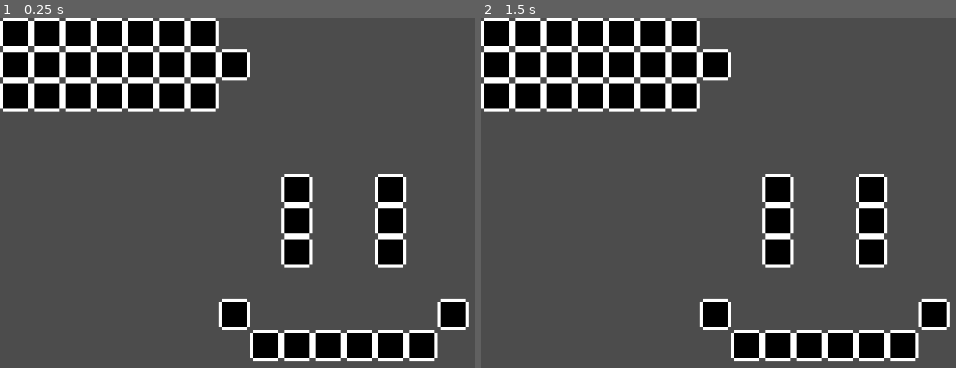
Above: before the commit, frames 1-2 (left to right).
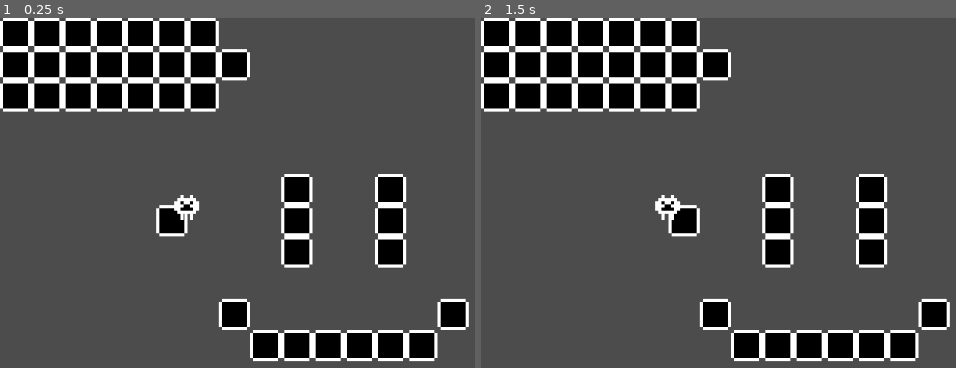
Above: after the commit, the same moments.

Repository: jservant/BoxesGD
Game: Godot game, scene res://proto.tscn
Same seed, same stepped clock (60 frames per second), same inputs: the game is played once before the commit and once after it.
Inputs:
- Up to frame 1 (0.25 s): no input
- Up to frame 2 (1.5 s): tap Enter at 0.5 s; hold Right (ui_right) 0.53-1.28 s; tap Space at 1.25 s; hold Down (ui_down) from 1.28 s (still down)

The runs differ from the first frame. In frame 1, 0.7% of the frame differs, in the area x 32-43%, y 50-63%; in frame 2, 0.8%, in the area x 36-47%, y 50-63%.
Error after the commit: Attempt to call function 'play' in base 'null instance' on a null instance. (res://Player.gd:39)

Commit message:
Started tile based movement but incomplete
Finish it based on the link in the tilemap script

Diff:
--- /dev/null
+++ b/Pawn.gd
@@ -0,0 +1,4 @@
+extends Node2D
+
+enum TileType { ACTOR, TILE }
+export(TileType) var type = TileType.ACTOR
--- /dev/null
+++ b/Player.gd
@@ -0,0 +1,58 @@
+extends "Pawn.gd"
+
+onready var Grid = get_parent() # gets parent grid
+
+"""
+TODO:
+	- Fix bump function
+	- Find a way to make walls work. Try to avoid obstacles like the tutorial and instead do a ray cast
+	or something to bump like in the original
+	- Make tweening/animation work the way you want it (polish)
+"""
+
+func _process(_delta): #update
+	var input_direction = get_input_direction()
+	if not input_direction:
+		return
+	# update_look_direction(input_direction)
+
+	var target_position = Grid.request_move(self, input_direction)
+	if target_position:
+		move_to(target_position)
+		#$Tween.start()
+	#else:
+	#	bump()
+
+func get_input_direction():
+	return Vector2(
+		Input.get_action_strength("ui_right") - Input.get_action_strength("ui_left"),
+		Input.get_action_strength("ui_down") - Input.get_action_strength("ui_up")
+	)
+
+# does nothing without animation triggers I think
+func update_look_direction(direction):
+	$Pivot/Sprite.rotation = direction.angle()
+
+
+func move_to(target_position):
+	set_process(false)
+	$AnimationPlayer.play("walk")
+
+	# Move the node to the target cell instantly
+	# then animate the sprite moving from the start to the target tile
+	# All animation stuff commented out for now
+	var move_direction = (position - target_position).normalized()
+	# make sure 32 on the next line is the size of a cell, or half idk yet
+	#$Tween.interpolate_property($Pivot, "position", move_direction * 32, Vector2(), $AnimationPlayer.current_animation_length, Tween.TRANS_LINEAR, Tween.EASE_IN)
+	#$Pivot/Sprite.position = position - target_position
+	position = target_position
+
+	# Stop function execution until animation is finished
+	# again commented for now for polish reasons tho it might break things
+	#yield($AnimationPlayer, "animation_finished")
+
+	set_process(true)
+
+
+# func bump():
+#	$AnimationPlayer.play("bump")
--- a/Player.tscn
+++ b/Player.tscn
@@ -1,14 +1,10 @@
 [gd_scene load_steps=3 format=2]
 
 [ext_resource path="res://Sprites/lad.png" type="Texture" id=1]
+[ext_resource path="res://Player.gd" type="Script" id=2]
 
-[sub_resource type="RectangleShape2D" id=1]
-extents = Vector2( 4, 4 )
-
-[node name="Lad" type="KinematicBody2D"]
-
-[node name="CollisionShape2D" type="CollisionShape2D" parent="."]
-shape = SubResource( 1 )
+[node name="Lad" type="Node2D"]
+script = ExtResource( 2 )
 
 [node name="Sprite" type="Sprite" parent="."]
 texture = ExtResource( 1 )
--- /dev/null
+++ b/TileMap.gd
@@ -0,0 +1,30 @@
+extends TileMap
+
+enum TileType { ACTOR, TILE }
+
+func _ready():
+	for child in get_children():
+		set_cellv(world_to_map(child.position), child.type)
+
+# WIP FROM HERE DOWN. Continue here: https://youtu.be/9laHKHYNyXc?t=477
+func get_cell_pawn(cell, type = TileType.ACTOR):
+	for node in get_children():
+		if node.type != type:
+			continue
+		if world_to_map(node.position) == cell:
+			return(node)
+
+
+func request_move(pawn, direction):
+	var cell_start = world_to_map(pawn.position)
+	var cell_target = cell_start + direction
+
+	var cell_tile_id = get_cellv(cell_target)
+	match cell_tile_id:
+		-1:
+			set_cellv(cell_target, TileType.ACTOR)
+			set_cellv(cell_start, -1)
+			return map_to_world(cell_target) + cell_size / 2
+		TileType.OBJECT, TileType.ACTOR:
+			var target_pawn = get_cell_pawn(cell_target, cell_tile_id)
+			print("Cell %s contains %s" % [cell_target, target_pawn.name])
--- a/proto.tscn
+++ b/proto.tscn
@@ -1,6 +1,8 @@
-[gd_scene load_steps=3 format=2]
+[gd_scene load_steps=5 format=2]
 
 [ext_resource path="res://Sprites/tiles.png" type="Texture" id=1]
+[ext_resource path="res://Player.tscn" type="PackedScene" id=2]
+[ext_resource path="res://TileMap.gd" type="Script" id=3]
 
 [sub_resource type="TileSet" id=1]
 0/name = "tiles.png 0"
@@ -208,3 +210,7 @@
 cell_size = Vector2( 10, 10 )
 format = 1
 tile_data = PoolIntArray( 0, 0, 0, 1, 0, 0, 2, 0, 0, 3, 0, 0, 4, 0, 0, 5, 0, 0, 6, 0, 0, 65536, 0, 0, 65537, 0, 0, 6553 …(368 unchanged characters)…
+script = ExtResource( 3 )
+
+[node name="Lad" parent="TileMap" instance=ExtResource( 2 )]
+position = Vector2( 59.6902, 60.8038 )
